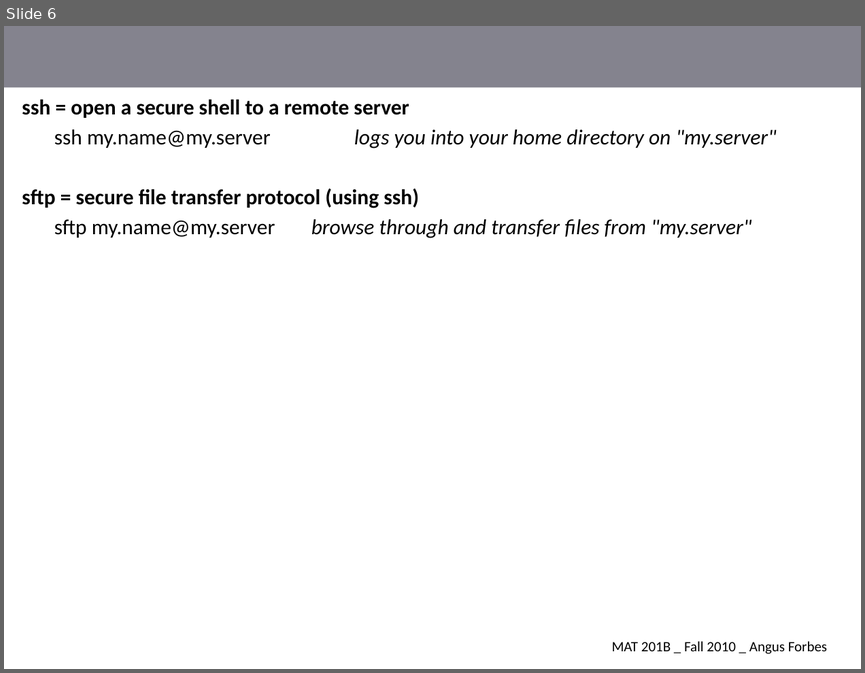
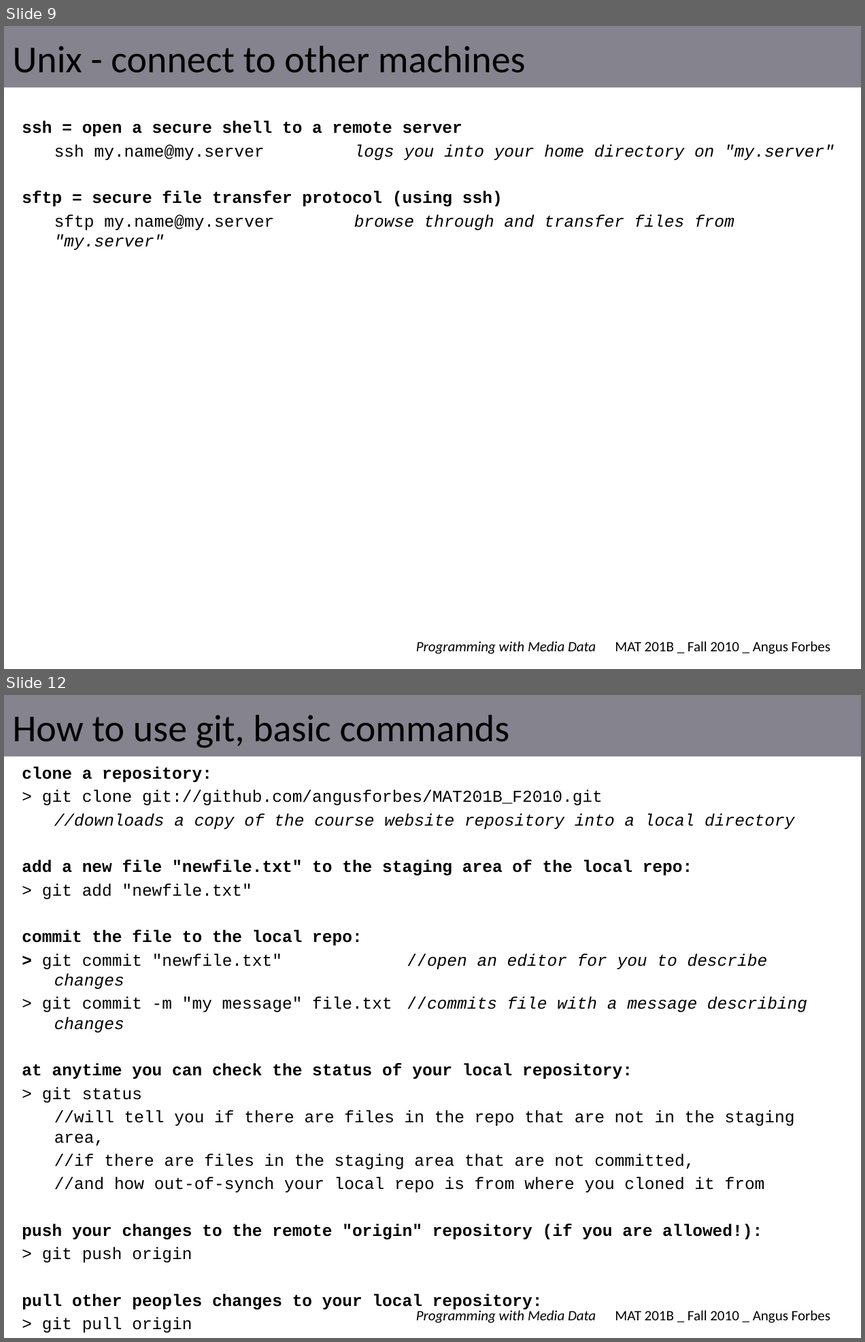
Before and after one commit to angusforbes/mat201b, a slide deck: slides/week1_thurs.pptx. Shown one above the other, each under a label of ours: slide 6 before the commit, slides 9 and 12 after it; the slides between them are not shown. The pictures are 865x673 and 865x1342 pixels, drawn with LibreOffice and Linux fonts; fonts in the diff are those of the drawing. Boxes give left, top, right and bottom in pixels: in the first picture for what was removed or moved away, otherwise in the second. Text is boxed around its words. In the diff, an @@ line names an element or a change of style, - is before the commit and + after.

```diff
--- a/slides/week1_thurs.pptx
+++ b/slides/week1_thurs.pptx
@@ slide 12 added at [4, 695, 861, 1338], background #FFFFFF; not listed: 3 template elements that a slide beside it also shows @@
@@ title added at [13, 715, 510, 748], 32 pt, text #000000 @@
+How to use git, basic commands
@@ text added at [22, 766, 807, 1311], 14 pt, text #000000 @@
+clone a repository:
+> git clone git://github.com/angusforbes/MAT201B_F2010.git
+//downloads a copy of the course website repository into a local directory
+add a new file "newfile.txt" to the staging area of the local repo:
+> git add "newfile.txt"
+commit the file to the local repo:
+> git commit "newfile.txt" //open an editor for you to describe changes
+> git commit -m "my message" file.txt //commits file with a message describing changes
+at anytime you can check the status of your local repository:
+> git status
+//will tell you if there are files in the repo that are not in the staging area,
+//if there are files in the staging area that are not committed,
+//and how out-of-synch your local repo is from where you cloned it from
+push your changes to the remote "origin" repository (if you are allowed!):
+> git push origin
+pull other peoples changes to your local repository:
+> git pull origin
@@ what was slide 6 is now slide 9 @@
@@ slide 9 changed as well @@
@@ title added at [13, 46, 526, 73], 32 pt, text #000000 @@
+Unix - connect to other machines
@@ text "ssh = open a secure ..." at [22, 121, 834, 250]: size 18 to 14 pt, font Calibri to Courier New @@
@@ text "MAT 201B _ Fall 2010 ...": place and size @@
-text "MAT 201B _ Fall 2010 ..." at [612, 641, 827, 654]
+text "MAT 201B _ Fall 2010 ..." at [615, 641, 830, 654]
@@ text added at [416, 641, 596, 654], 12 pt, text #000000, italic @@
+Programming with Media Data
```
Also in this commit, not shown: 5 other slides changed, 9 other slides added, 1 other file.
